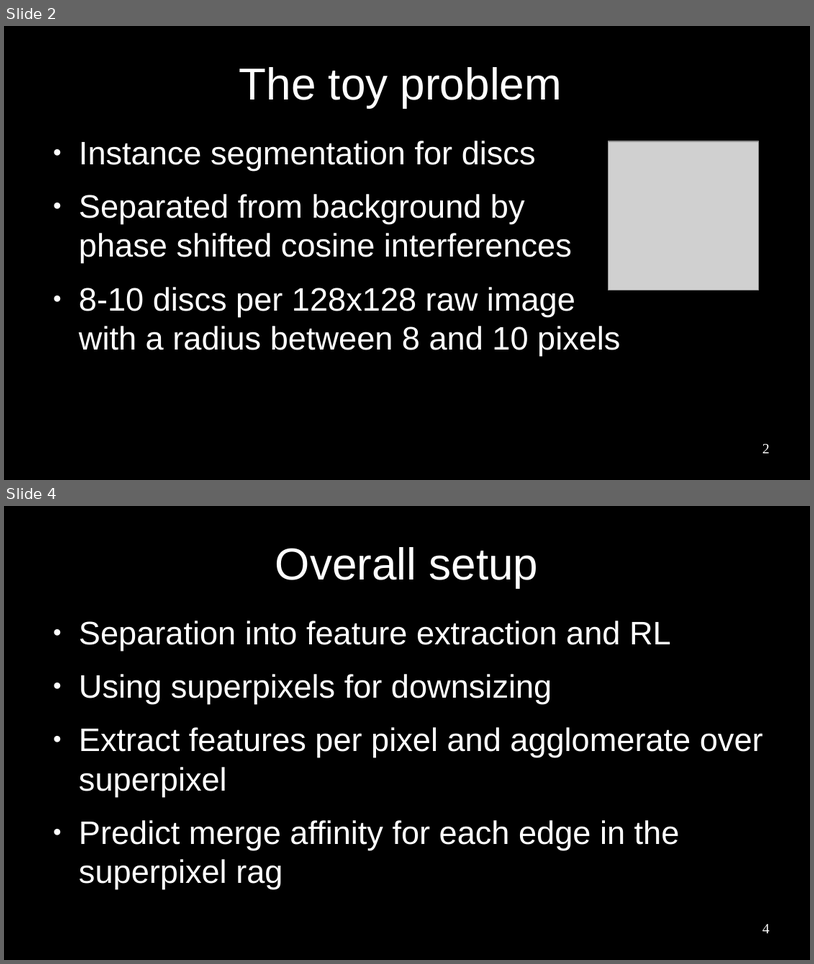
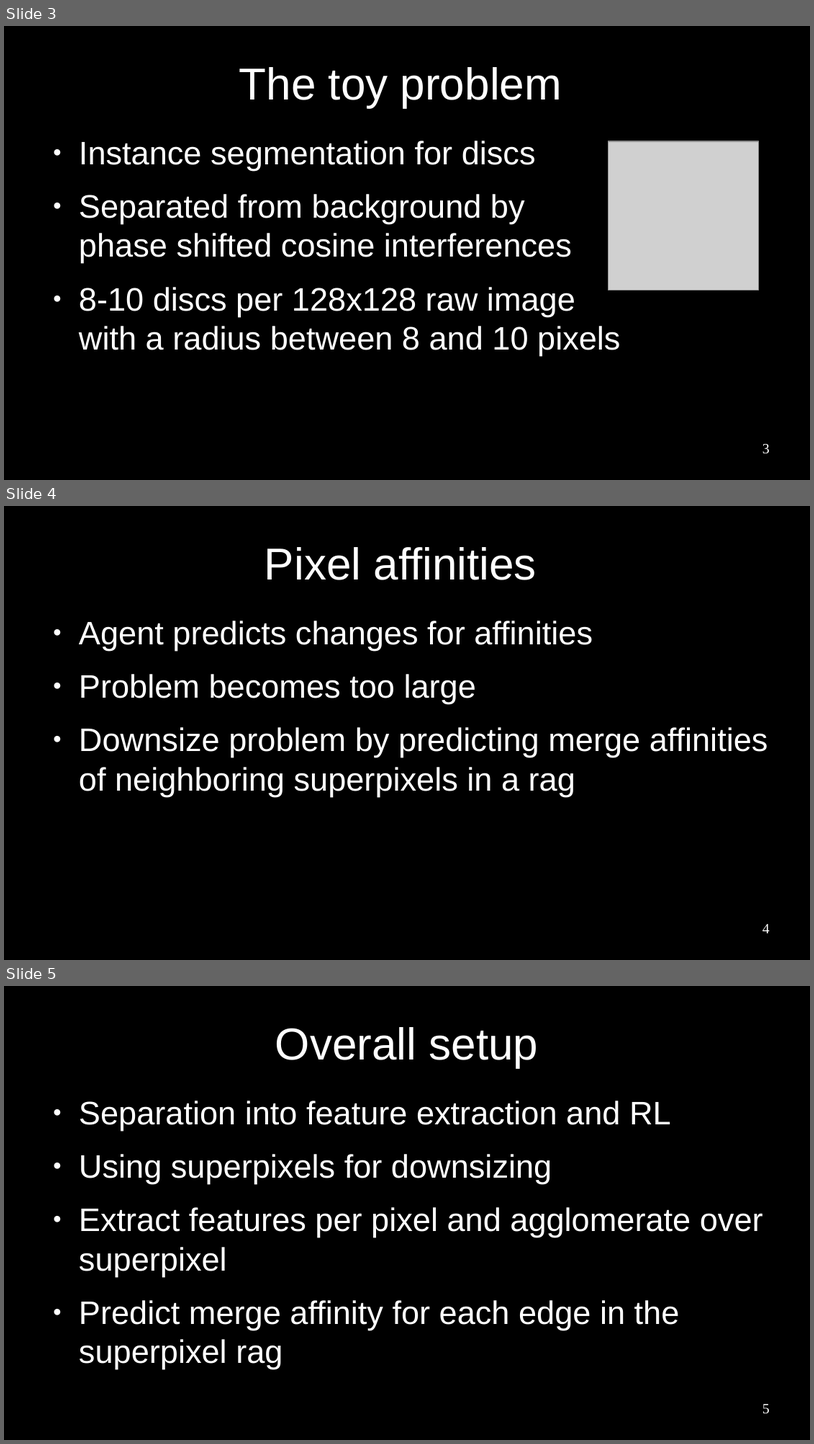
Before and after one commit to paulhfu/sideProject, a slide deck: thesis/presentation/pres.odp. Shown one above the other, each under a label of ours: slides 2 and 4 before the commit, slides 3, 4 and 5 after it; the slides between them are not shown. The pictures are 814x964 and 814x1444 pixels, drawn with LibreOffice and Linux fonts; fonts in the diff are those of the drawing; grey boxes stand for pictures. Boxes give left, top, right and bottom in pixels: in the first picture for what was removed or moved away, otherwise in the second. Text is boxed around its words. In the diff, an @@ line names an element or a change of style, - is before the commit and + after.

```diff
--- a/thesis/presentation/pres.odp
+++ b/thesis/presentation/pres.odp
@@ slide 4 added at [4, 506, 810, 960], background #000000 @@
@@ title added at [265, 547, 537, 580], 44 pt, text #FFFFFF @@
+Pixel affinities
@@ text added at [79, 620, 769, 796], 32 pt, text #FFFFFF @@
+● Agent predicts changes for affinities
+● Problem becomes too large
+● Downsize problem by predicting merge affinities of neighboring superpixels in a rag
@@ page number added at [763, 924, 770, 933], 14 pt, text #FFFFFF @@
+4
@@ what was slide 2 is now slide 3 @@
@@ page number at [763, 444, 770, 454]: text changed @@
-2
+3
@@ what was slide 4 is now slide 5 @@
@@ page number at [763, 1404, 770, 1414]: text changed @@
-4
+5
```
Also in this commit, not shown: 11 slides changed, 3 other slides added, 2 slides removed, 1 other file.
